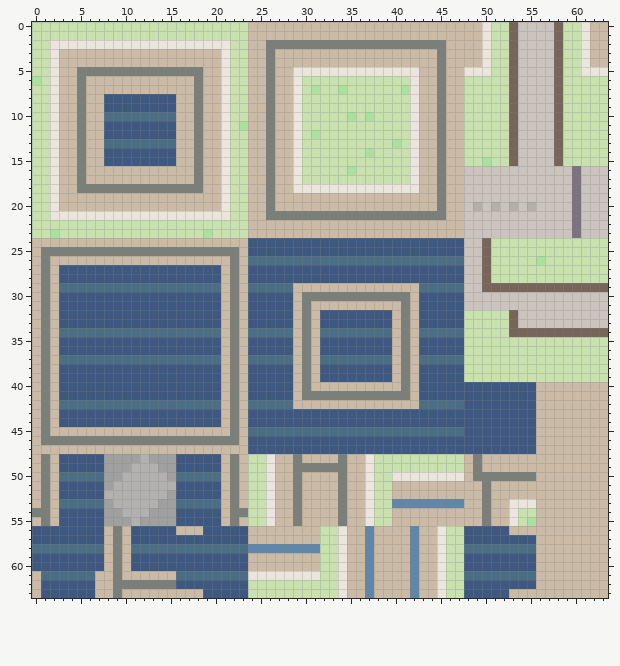
Pixel-art sprite -- res/tiles_act3.png. This is how it looked before the edit.
The file is 64x64 pixels.
After the commit:
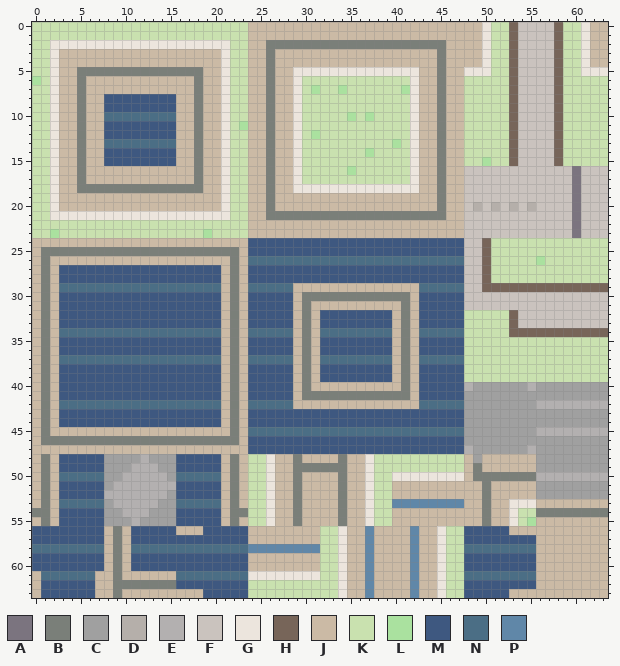
Palette (. is transparent): A #7b747f  B #7a7f79  C #a0a0a0  D #b5afaa  E #b3b0b0  F #cac3be  G #ece5dd  H #776559  J #cbbaa5  K #c9e1af  L #aae19f  M #3e5880  N #4b6e85  P #6087a8
Change:
@@ x 46..63 @@
 39 MMKKKKKKKKKKKKKKKK
-40 MMMMMMMMMMJJJJJJJJ
-41 MMMMMMMMMMJJJJJJJJ
-42 NNMMMMMMMMJJJJJJJJ
-43 MMMMMMMMMMJJJJJJJJ
-44 MMMMMMMMMMJJJJJJJJ
-45 NNMMMMMMMMJJJJJJJJ
-46 MMMMMMMMMMJJJJJJJJ
-47 MMMMMMMMMMJJJJJJJJ
-48 KKJBJJJJJJJJJJJJJJ
-49 KKJBJJJJJJJJJJJJJJ
-50 GGJBBBBBBBJJJJJJJJ
-51 JJJJBJJJJJJJJJJJJJ
-52 JJJJBJJJJJJJJJJJJJ
+40 MMECCCCCCECCCCCCCC
+41 MMCCCCCCCCCCCCCCCC
+42 NNCCCCCCCCEEEEEEEE
+43 MMCCCCCCCCCCCCCCCC
+44 MMCCCCCCCCCCCCCCCC
+45 NNCCCCCCCCEEEEEEEE
+46 MMCCCCCCCCCCCCCCCC
+47 MMECCCCCCECCCCCCCC
+48 KKJCJJJJJJCCCCCCCC
+49 KKJBJJJJJJCCCCCCCC
+50 GGJBBBBBBBEEEEEEEE
+51 JJJJBJJJJJCCCCCCCC
+52 JJJJBJJJJJCCCCCCCC
 53 PPJJBJJGGGJJJJJJJJ
-54 JJJJBJJGKKJJJJJJJJ
+54 JJJJBJJGKKBBBBBBBB
 55 JJJJBJJGKLJJJJJJJJ
Changed places in both pictures, as pixel boxes (x1, y1, x2, y2):
changed: (464, 382, 608, 517)
